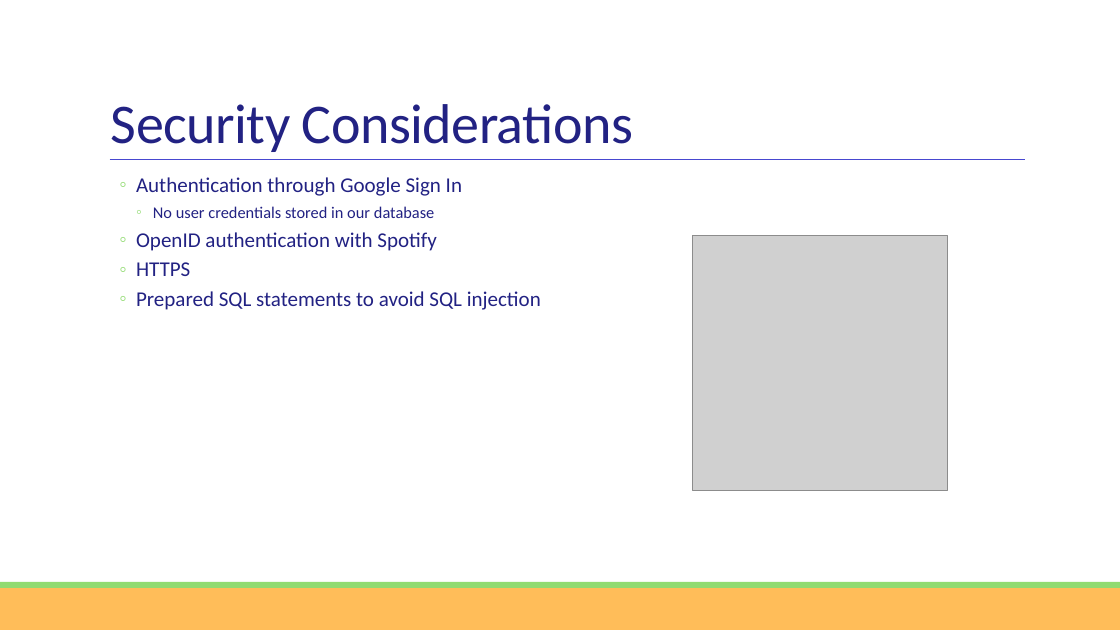
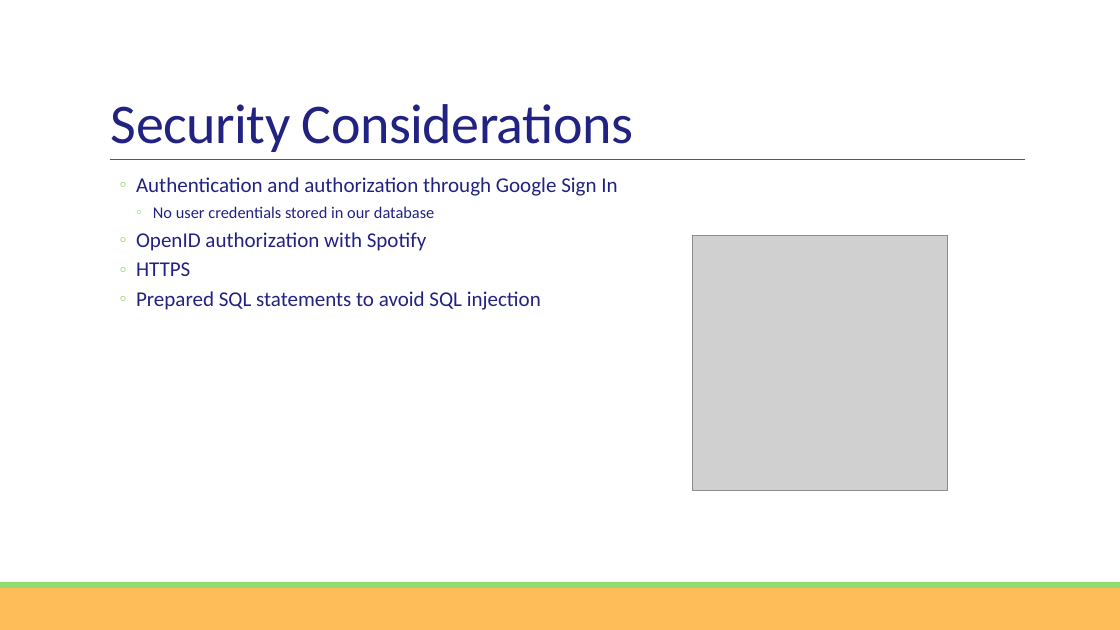
Before and after one commit to tunefull/tunefull.github.io, a slide deck: slide 7 of docs/presentation/tunefull-presentation-power-point.pptx. Drawn at 1120x630 pixels with LibreOffice and Linux fonts; fonts in the diff are those of the drawing; grey boxes stand for pictures. Boxes give left, top, right and bottom in pixels: in the first picture for what was removed or moved away, otherwise in the second. Text is boxed around its words. In the diff, an @@ line names an element or a change of style, - is before the commit and + after.

Commit message:
Updated presentation.

```diff
--- a/docs/presentation/tunefull-presentation-power-point.pptx
+++ b/docs/presentation/tunefull-presentation-power-point.pptx
@@ text at [136,177,617,196]: text changed @@
-  ◦ Authentication through Google Sign In
+  ◦ Authentication and authorization through Google Sign In
@@ text at [136,232,426,251]: text changed @@
-  ◦ OpenID authentication with Spotify
+  ◦ OpenID authorization with Spotify
```
Also in this commit, not shown: 4 other slides changed.
